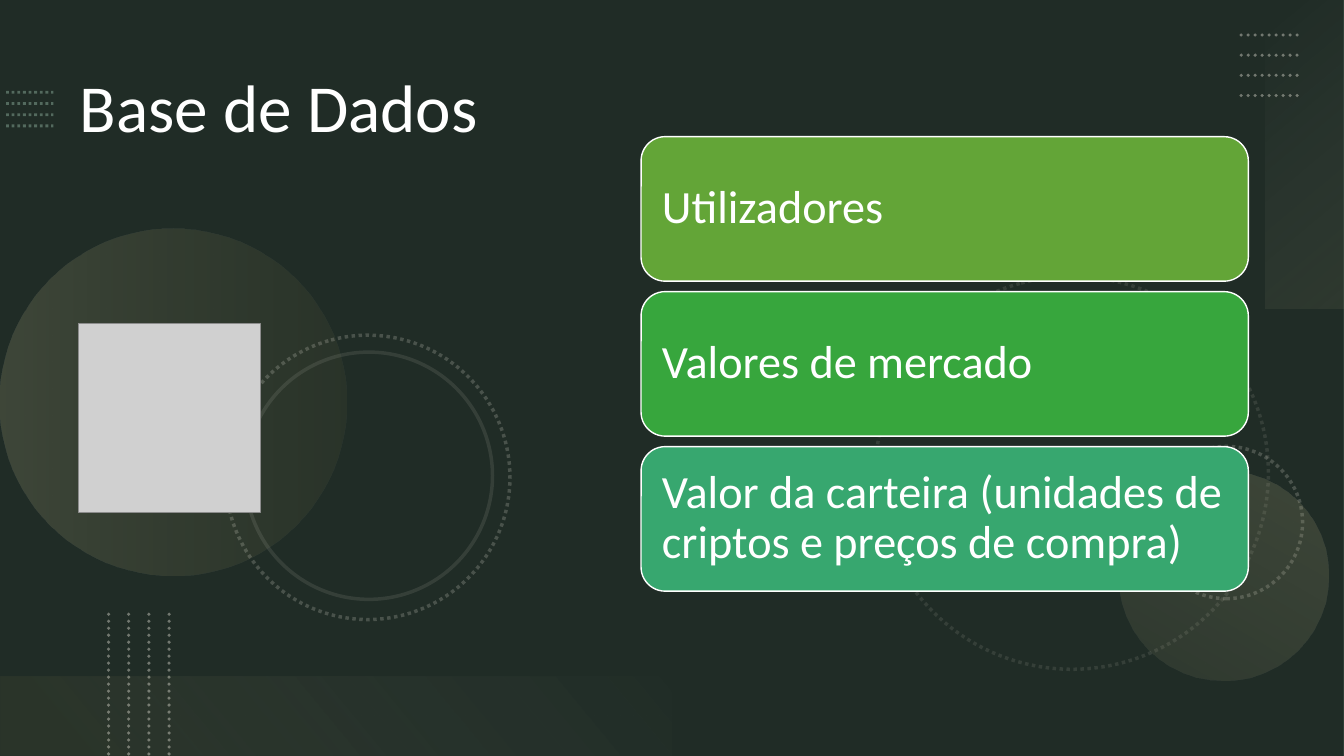
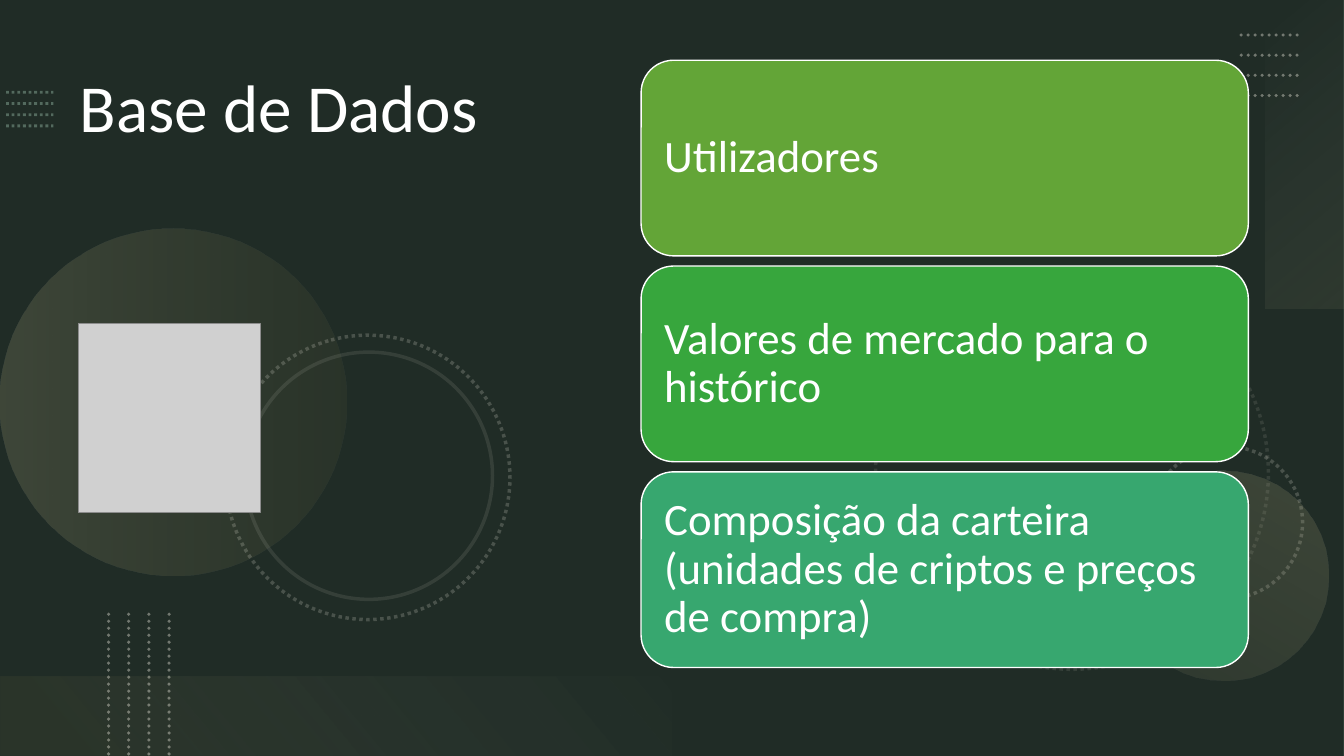
Before and after one commit to pmdmartins21/Crypto-Challenge, a slide deck: slide 8 of Requisitos/CryptoChallenger.pptx (slide 11 before the commit). Drawn at 1344x756 pixels with LibreOffice and Linux fonts; fonts in the diff are those of the drawing; grey boxes stand for pictures. Boxes give left, top, right and bottom in pixels: in the first picture for what was removed or moved away, otherwise in the second. Text is boxed around its words. In the diff, an @@ line names an element or a change of style, - is before the commit and + after.

```diff
--- a/Requisitos/CryptoChallenger.pptx
+++ b/Requisitos/CryptoChallenger.pptx
@@ rounded rectangle: place and size @@
-rounded rectangle at (641,137,1248,281)
+rounded rectangle at (641,60,1248,256)
@@ text "Utilizadores": place and size @@
-text "Utilizadores" at (662,191,883,224)
+text "Utilizadores" at (664,141,879,173)
@@ text "Utilizadores" at (664,141,879,173): size 33 to 32 pt @@
@@ rounded rectangle: place and size @@
-rounded rectangle at (641,291,1248,436)
+rounded rectangle at (641,266,1248,462)
@@ text at (664,323,1149,403): text changed; size 33 to 32 pt @@
-Valores de mercado
+Valores de mercado para o histórico
@@ rounded rectangle: place and size @@
-rounded rectangle at (641,447,1248,591)
+rounded rectangle at (641,472,1248,667)
@@ text at (664,504,1197,640): text changed; size 33 to 32 pt @@
-Valor da carteira (unidades de criptos e preços de compra)
+Composição da carteira (unidades de criptos e preços de compra)
```
Also in this commit, not shown: 6 other slides changed, 1 slide removed, 1 other file.
